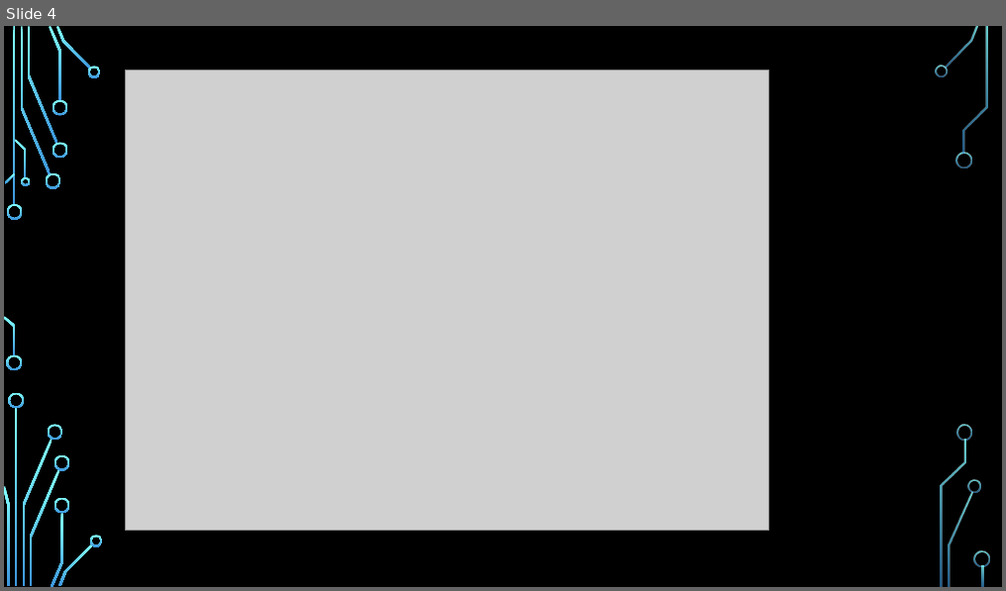
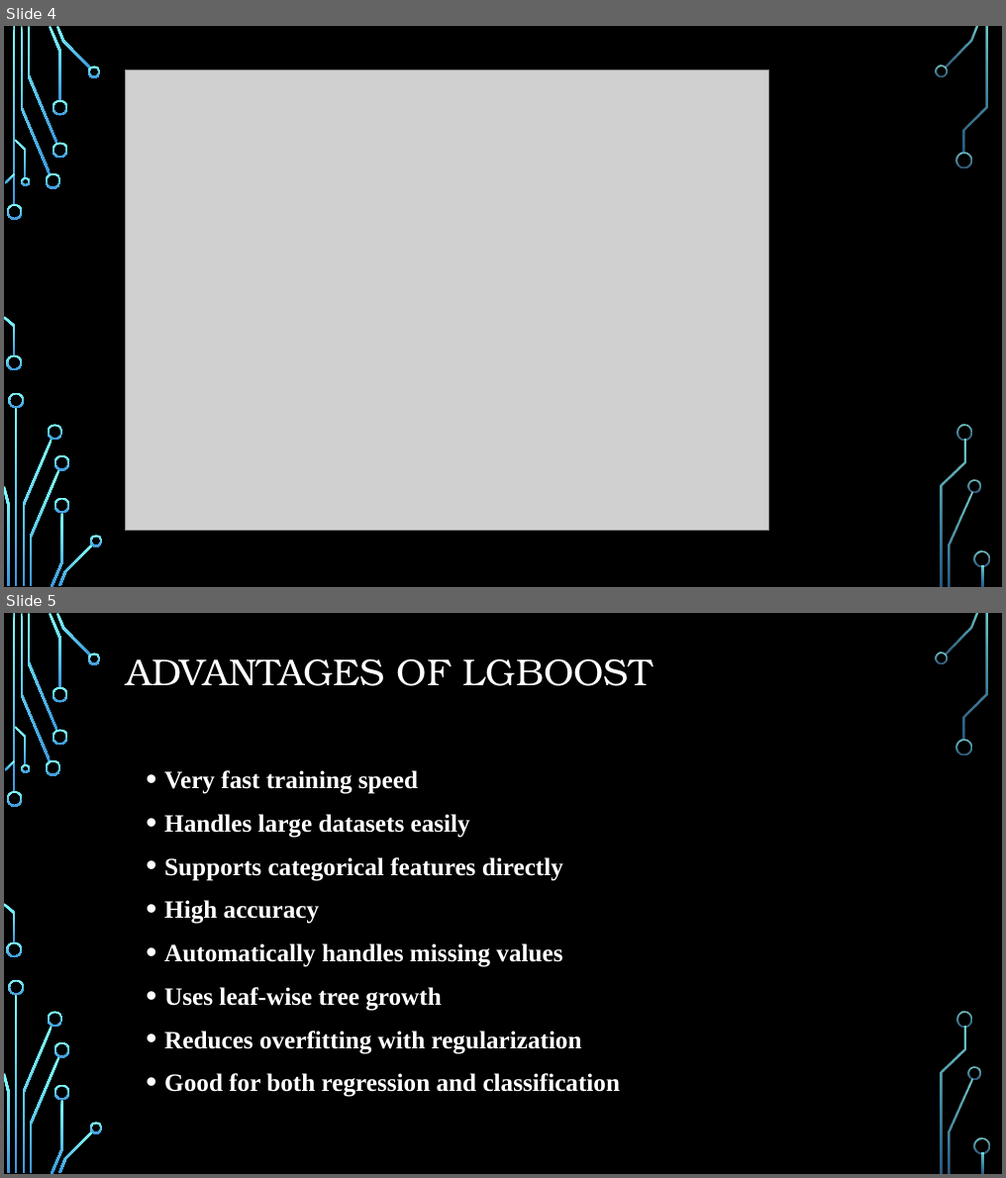
Before and after one commit to jeni0112/Machine-Learning, a slide deck: LGBoost Algorithm.pptx. Shown one above the other, each under a label of ours: slide 4 before the commit, slides 4 and 5 after it. The pictures are 1006x591 and 1006x1178 pixels, drawn with LibreOffice and Linux fonts; fonts in the diff are those of the drawing; grey boxes stand for pictures; background and template pictures are left out. Boxes give left, top, right and bottom in pixels: in the first picture for what was removed or moved away, otherwise in the second. Text is boxed around its words. In the diff, an @@ line names an element or a change of style, - is before the commit and + after.

```diff
--- a/LGBoost Algorithm.pptx
+++ b/LGBoost Algorithm.pptx
@@ slide 5 added at box(4, 613, 1002, 1174), background picture (left out); not listed: 36 template elements that a slide beside it also shows @@
@@ title added at box(127, 659, 651, 686), 36 pt, text #FFFFFF @@
+ADVANTAGES OF LGBOOST
@@ text added at box(164, 770, 621, 1097), 24 pt, text #FFFFFF, bold @@
+• Very fast training speed
+• Handles large datasets easily
+• Supports categorical features directly
+• High accuracy
+• Automatically handles missing values
+• Uses leaf-wise tree growth
+• Reduces overfitting with regularization
+• Good for both regression and classification
```
Also in this commit, not shown: 3 slides changed, 1 other file.
